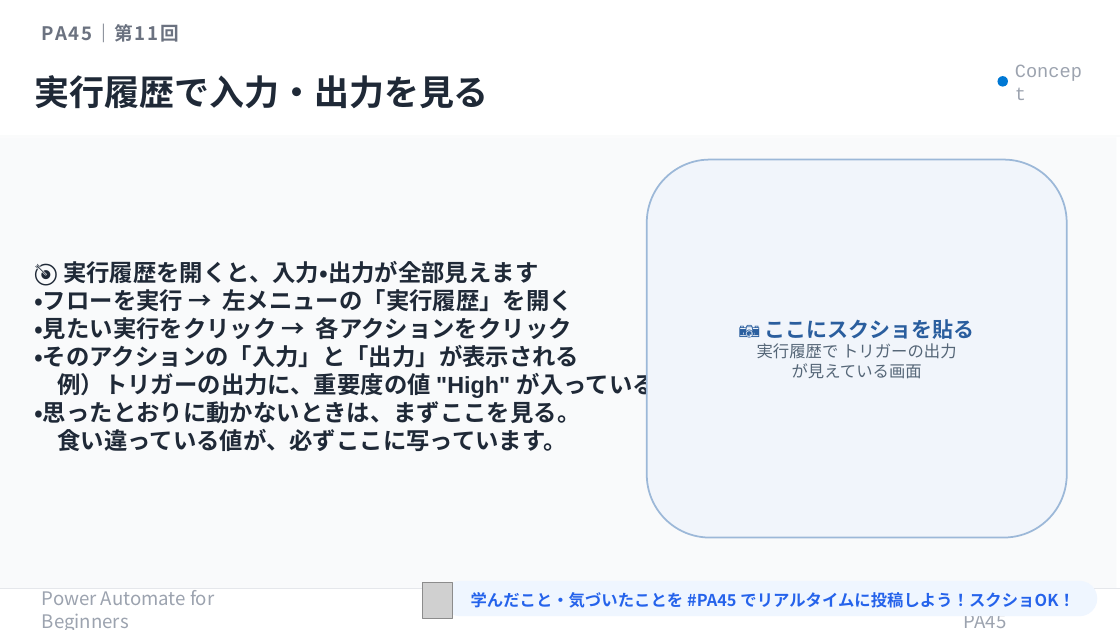
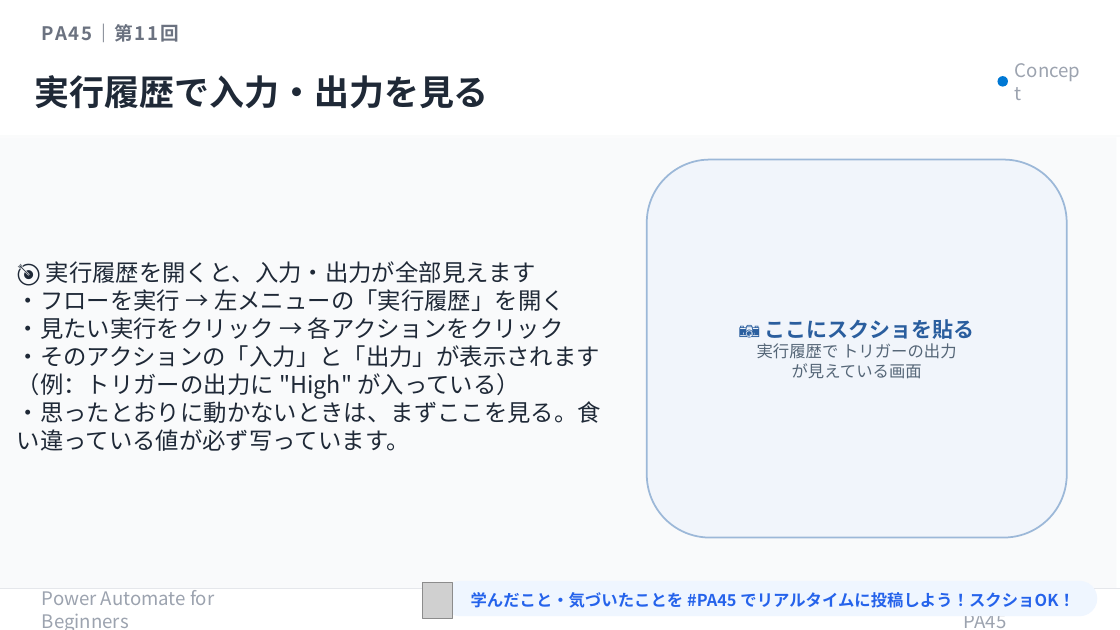
Before and after one commit to Haru-PowerPlatform/pa45, a slide deck: slide 11 of assets/pa45/P011_PA45_RunHistory_20260521.pptx. Drawn at 1120x630 pixels with LibreOffice and Linux fonts; fonts in the diff are those of the drawing; grey boxes stand for pictures. Boxes give left, top, right and bottom in pixels: in the first picture for what was removed or moved away, otherwise in the second. Text is boxed around its words. In the diff, an @@ line names an element or a change of style, - is before the commit and + after.

```diff
--- a/assets/pa45/P011_PA45_RunHistory_20260521.pptx
+++ b/assets/pa45/P011_PA45_RunHistory_20260521.pptx
@@ text "Concept" at (1015,69,1086,93): font Courier New to Noto Sans CJK JP @@
@@ text "🎯 実行履歴を開くと、入力・出力が全部見えます": place and size @@
-text "🎯 実行履歴を開くと、入力・出力が全部見えます" at (34,261,656,451)
+text "🎯 実行履歴を開くと、入力・出力が全部見えます" at (17,261,601,451)
@@ rounded rectangle "📷 ここにスクショを貼る" at (647,160,1067,538): font Calibri to Noto Sans CJK JP @@
@@ text at (17,261,565,339): font Arial to Noto Sans CJK JP, bold off in "🎯 実行履歴を開くと、入力・出力が全部見えます", "・フローを実行 → 左メニューの「実行履歴」を開く", "・見たい実行をクリック → 各アクションをクリック"; more space between paragraphs @@
@@ text at (17,345,601,451): text changed; font Arial to Noto Sans CJK JP; bold off @@
-・そのアクションの「入力」と「出力」が表示される
-例）トリガーの出力に、重要度の値 "High" が入っている
-・思ったとおりに動かないときは、まずここを見る。
-食い違っている値が、必ずここに写っています。
+・そのアクションの「入力」と「出力」が表示されます（例：トリガーの出力に "High" が入っている）
+・思ったとおりに動かないときは、まずここを見る。食い違っている値が必ず写っています。
```
Also in this commit, not shown: 14 other slides changed.
